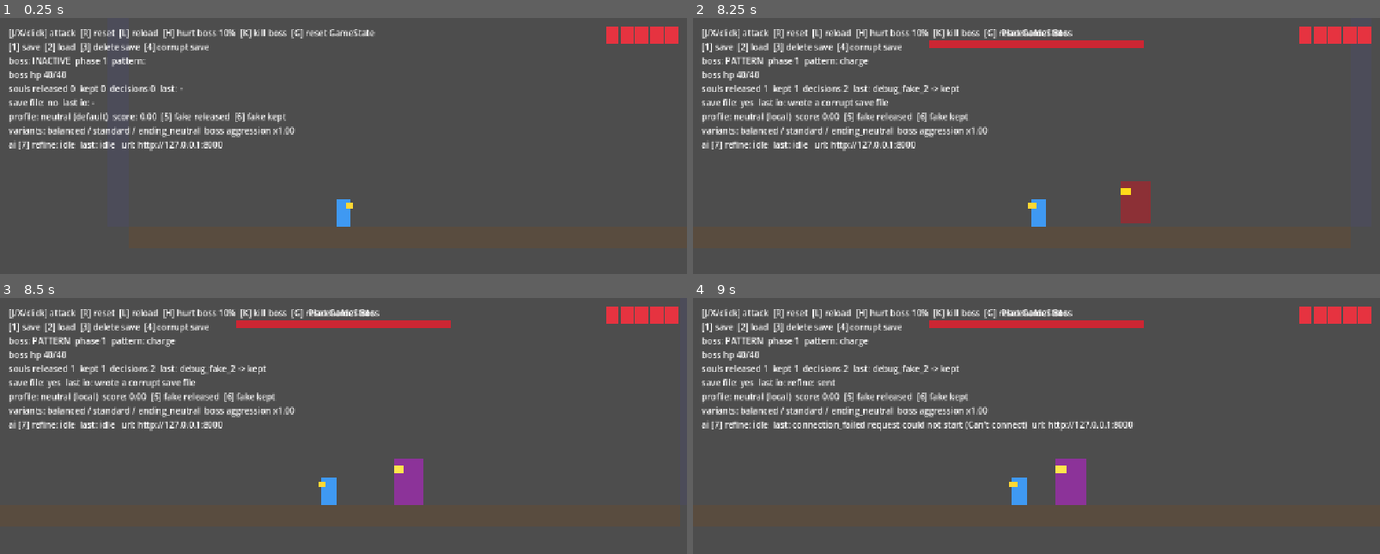
Above: before the commit, frames 1-4 (two rows, left to right).
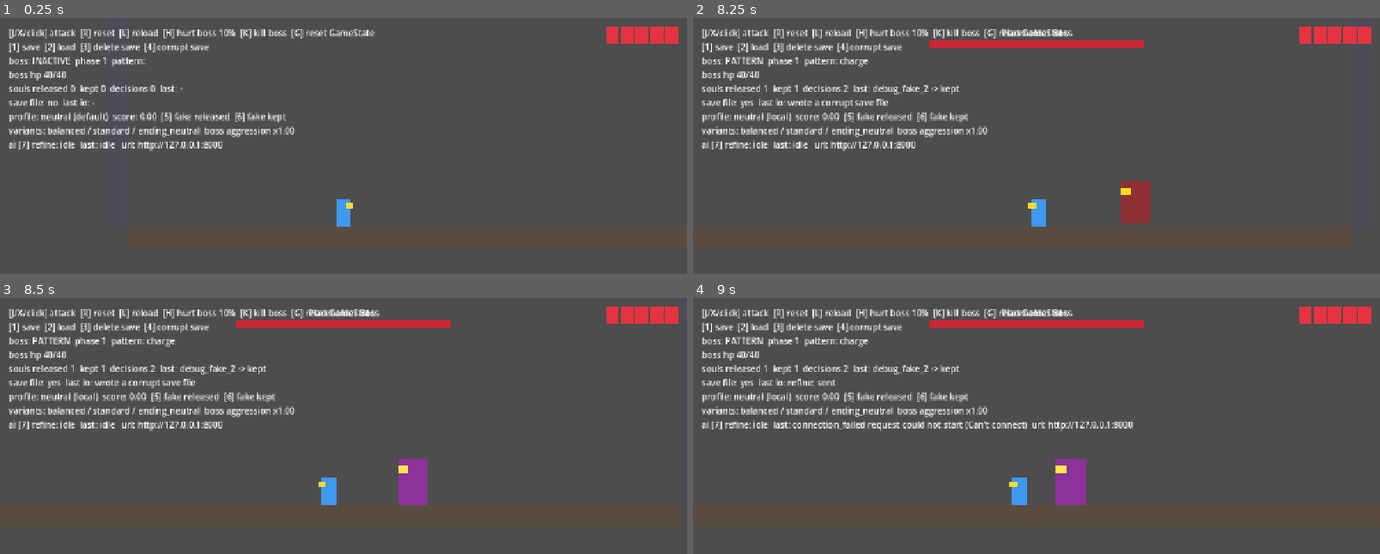
Above: after the commit, the same moments.

Repository: Juls2212/Quacktaclysm
Game: Godot game, scene res://frontend/scenes/test/boss_test.tscn
Two runs of this game, one before a commit and one after it. Both use one fixed random seed, a clock stepped at 60 frames per second and the inputs below.
Inputs:
- Up to frame 1 (0.25 s): no input
- Up to frame 2 (8.25 s): tap Enter at 0.5, 5.75 s; hold D (move_right) 0.53-2.03 s; tap J (attack) at 0.6 s; tap Space (jump) at 0.77, 1.52, 2.75, 3.02, 3.77, 4.52, 6.02, 6.77, 7.52 s; tap Shift (dash) at 1.35 s; hold A (move_left) 2.03-4.28 s; tap R at 2.1 s; tap L at 2.85 s; tap H at 3.6 s; hold D (move_right) 4.28-8.03 s; tap 1 at 4.35 s; tap 2 at 5.1 s; tap 3 at 5.85 s; tap 4 at 6.6 s; tap 5 at 7.35 s; hold A (move_left) from 8.03 s (still down); tap 6 at 8.1 s
- Up to frame 3 (8.5 s): keep holding A (move_left)
- Up to frame 4 (9 s): keep holding A (move_left); tap 7 at 8.85 s

Frames 1-2 are identical in both runs. In frame 3, 0.2% of the frame differs, in the area x 57-63%, y 62-81%; in frame 4, nothing differs.

Commit message:
Require the body to be inside the trigger before starting a boss fight

Diff:
--- a/game/backend/bosses/boss_encounter.gd
+++ b/game/backend/bosses/boss_encounter.gd
@@ -46,11 +46,25 @@
 		return
 	if not body.has_signal("died") or body.get("is_dead") == true:
 		return
+	# The overlap list is stale for one physics frame after a teleport (respawn): require the
+	# body to really be inside the trigger so a respawn outside it never starts the fight.
+	if not _is_inside(body):
+		return
 	_armed = false
 	_player = body
 	body.connect("died", _on_player_died)
 	boss.activate(body)
 	encounter_started.emit()
+
+
+func _is_inside(body: Node2D) -> bool:
+	for child in get_children():
+		var shape_node := child as CollisionShape2D
+		if shape_node != null and shape_node.shape != null:
+			var local: Vector2 = shape_node.global_transform.affine_inverse() * body.global_position
+			if shape_node.shape.get_rect().has_point(local):
+				return true
+	return false
 
 
 func _on_player_died() -> void:
